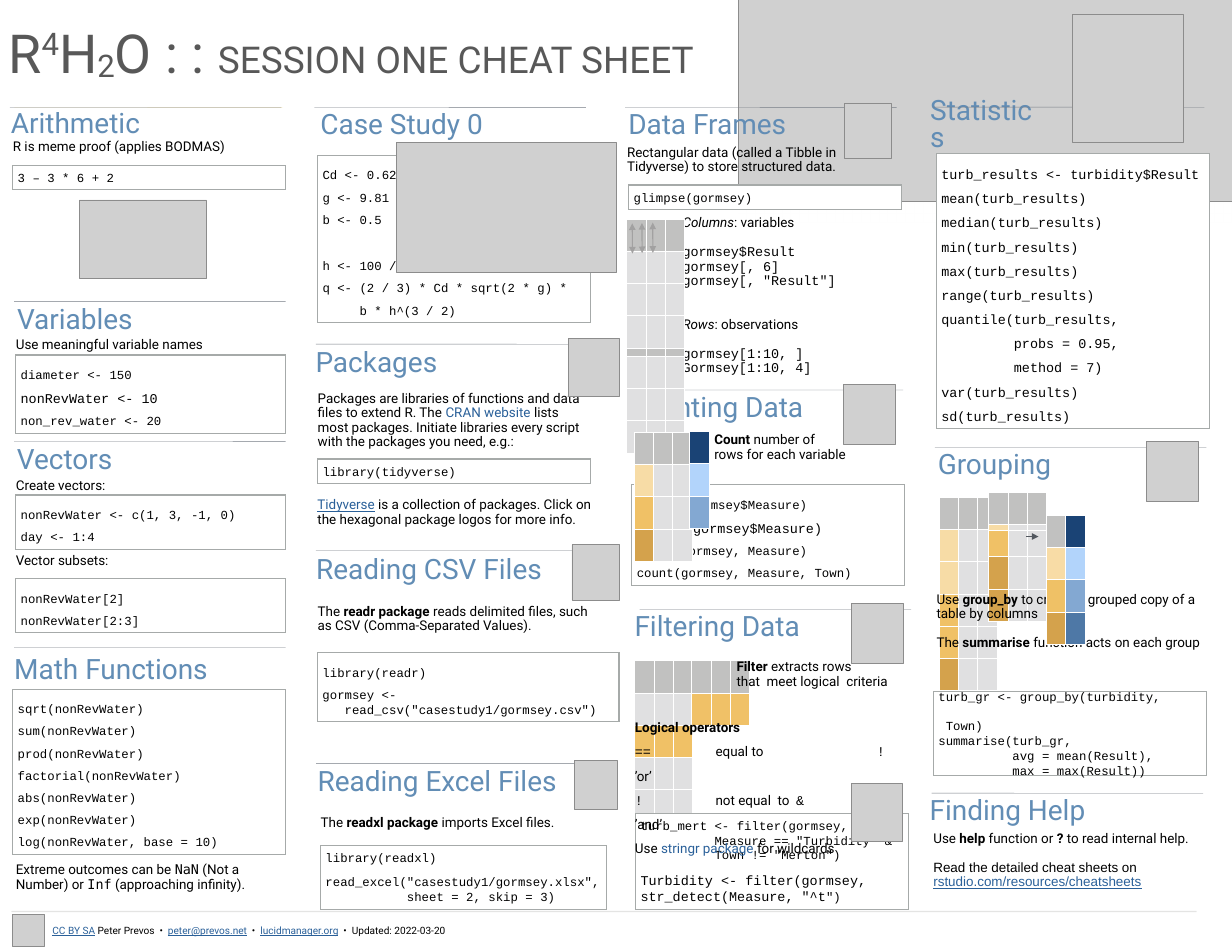
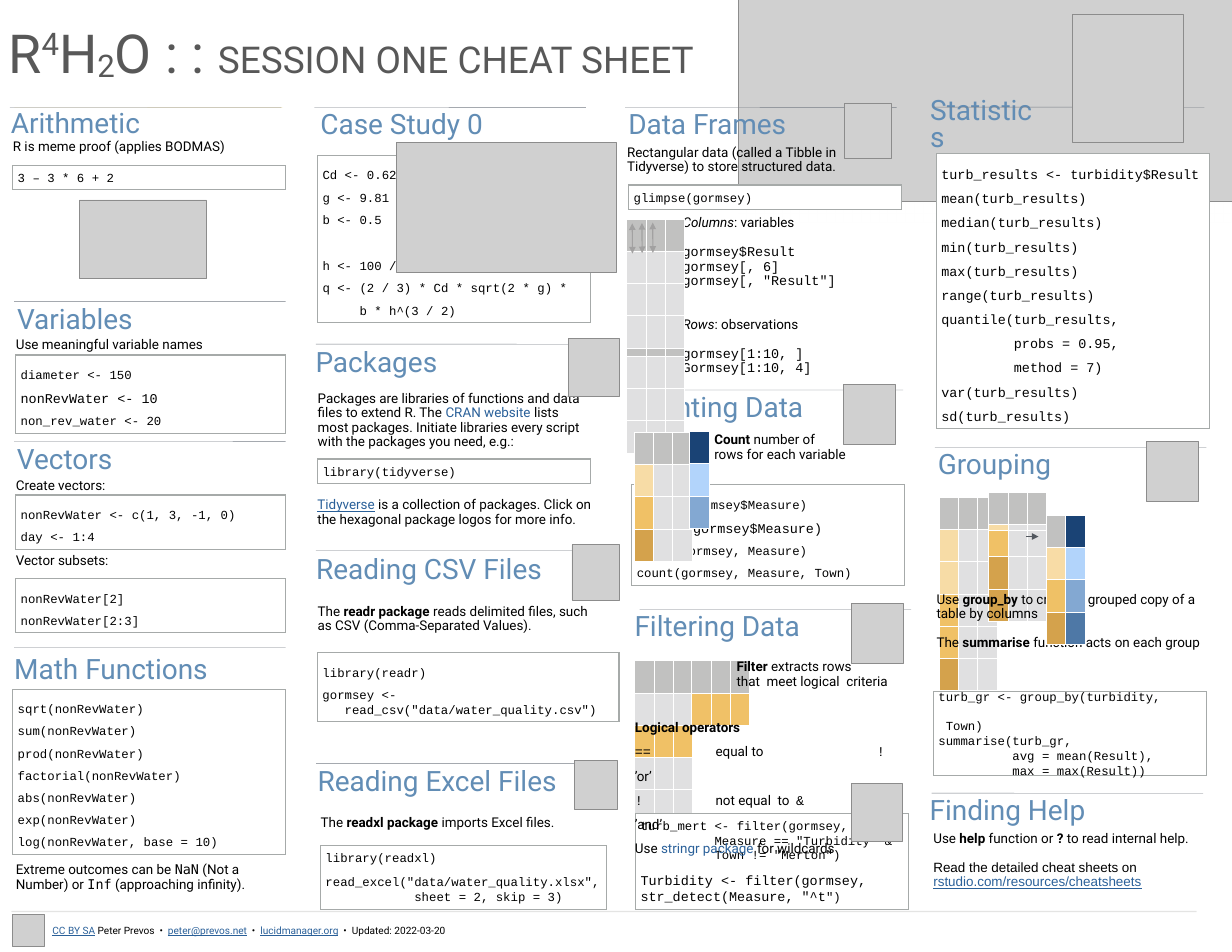
Before and after one commit to pprevos/r4h2o, a slide deck: slide 1 of course/r4h2o-cheat-sheet.odp. Drawn at 1232x952 pixels with LibreOffice and Linux fonts; fonts in the diff are those of the drawing; grey boxes stand for pictures. Boxes give left, top, right and bottom in pixels: in the first picture for what was removed or moved away, otherwise in the second. Text is boxed around its words. In the diff, an @@ line names an element or a change of style, - is before the commit and + after.

```diff
--- a/course/r4h2o-cheat-sheet.odp
+++ b/course/r4h2o-cheat-sheet.odp
@@ text in rectangle at (345, 705, 597, 717): text changed @@
-read_csv("casestudy1/gormsey.csv")
+read_csv("data/water_quality.csv")
@@ text in rectangle at (325, 878, 599, 904): text changed @@
-read_excel("casestudy1/gormsey.xlsx", sheet = 2, skip = 3)
+read_excel("data/water_quality.xlsx", sheet = 2, skip = 3)
```
Also in this commit, not shown: 39 other files.
